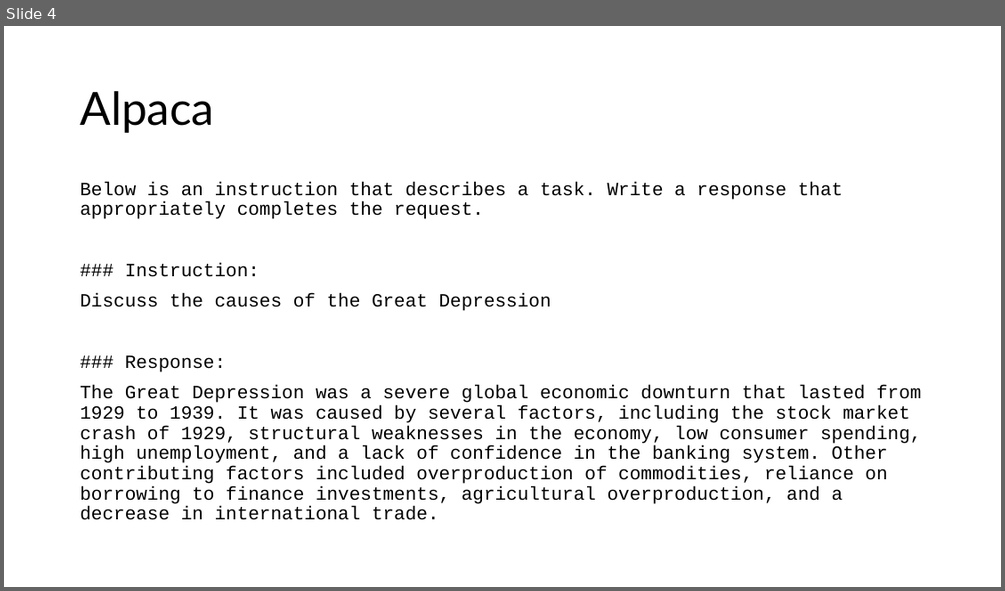
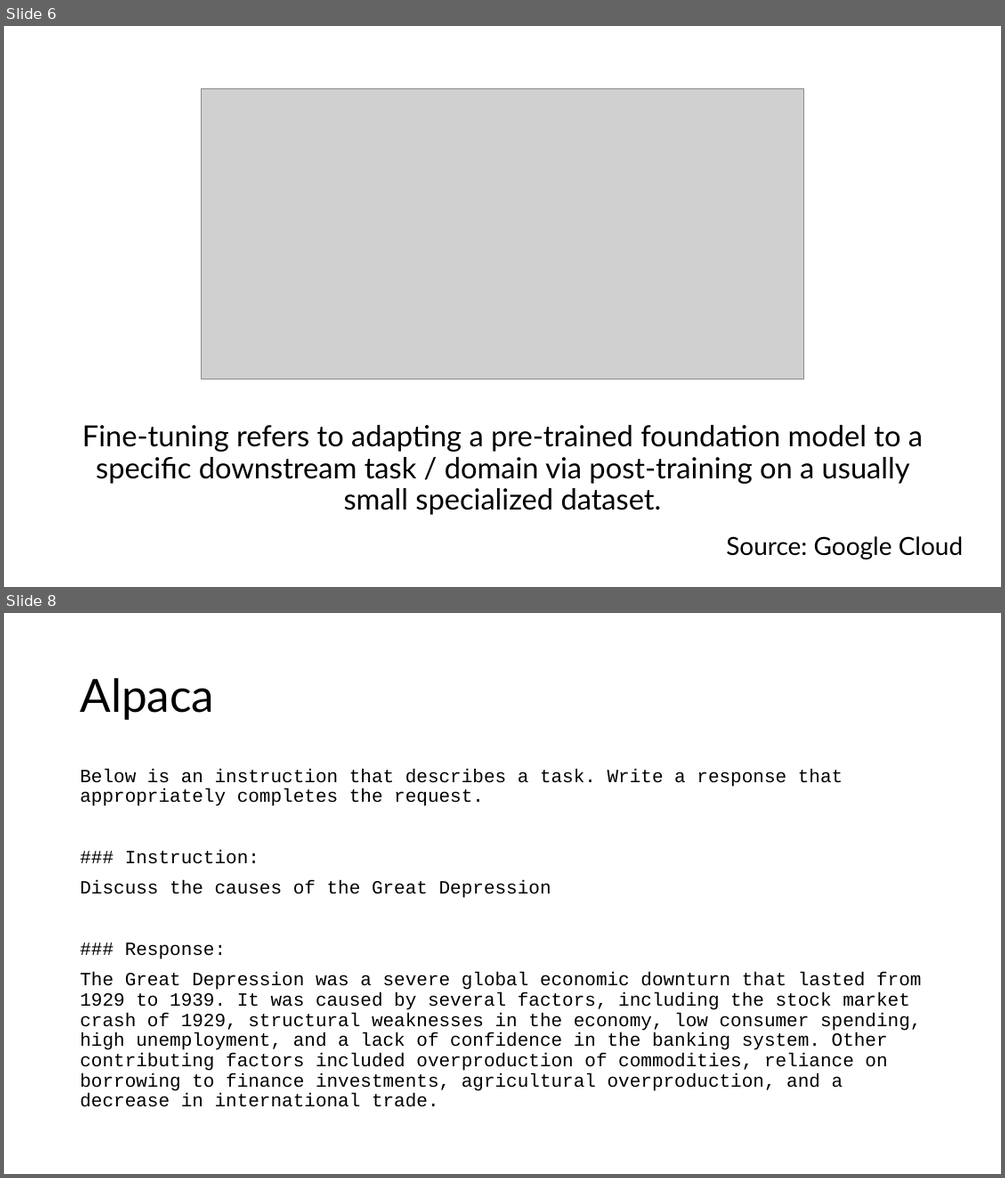
Before and after one commit to acceleratescience/large-language-models, a slide deck: slides/7-finetuning.pptx. Shown one above the other, each under a label of ours: slide 4 before the commit, slides 6 and 8 after it; the slides between them are not shown. The pictures are 1005x591 and 1005x1178 pixels, drawn with LibreOffice and Linux fonts; fonts in the diff are those of the drawing; grey boxes stand for pictures. Boxes give left, top, right and bottom in pixels: in the first picture for what was removed or moved away, otherwise in the second. Text is boxed around its words. In the diff, an @@ line names an element or a change of style, - is before the commit and + after.

Commit message:
feat(slides): update fine-tuning slides to include post-training and use material from econ lecture

```diff
--- a/slides/7-finetuning.pptx
+++ b/slides/7-finetuning.pptx
@@ slide 6 added at (x1=4, y1=26, x2=1001, y2=587), background #FFFFFF @@
@@ picture added at (x1=202, y1=89, x2=804, y2=379) @@
@@ text added at (x1=82, y1=425, x2=922, y2=515), 28 pt, text #000000 @@
+Fine-tuning refers to adapting a pre-trained foundation model to a specific downstream task / domain via post-training on a usually small specialized dataset.
@@ text added at (x1=726, y1=536, x2=963, y2=559), 24 pt, text #000000 @@
+Source: Google Cloud
@@ what was slide 4 is now slide 8 @@
```
Also in this commit, not shown: 4 slides changed, 9 other slides added, 15 slides removed.
